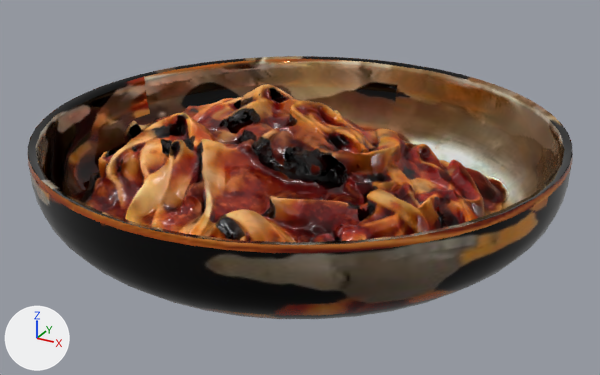
The glTF model Plato_07.glb as it was, and as the next commit left it.
Both versions are drawn from a camera (50 mm lens) standing at (0.172, -0.32, 0.171) and looking at (-0.002, -0.004, 0.013). Lighting does not change. The marker at lower left points along +X, +Y and +Z. The first picture is the older version.

The older version as bpy lines, for what is in view:
```python
me_3dmodel_045 = bpy.data.meshes.new('3DModel.045')
me_3dmodel_045.from_pydata(...)  # 16771 vertices, 33109 faces; spans x -0.542..0.644, y -0.027..0.286, z -0.537..0.586
me_3dmodel_045.materials.append(mat_3dmodel_014)
me_mesh_006 = bpy.data.meshes.new('mesh.006')
me_mesh_006.from_pydata(...)  # 1801 vertices, 2725 faces; spans x -2.13..2.13, y -2.13..2.13, z 0.01..1.69
me_mesh_006.materials.append(mat_white_bowl_001)  # picture img_metal_bowl_diffuse_002
ob_bolognese_decimatehalf = bpy.data.objects.new('Bolognese DecimateHalf', me_3dmodel_045)
ob_bolognese_decimatehalf.location = (0.0035, 0.0028, 0.0012)
ob_bolognese_decimatehalf.rotation_euler = (-1.571, 0.0, 0.0)  # degrees (-90, 0, 0)
ob_bolognese_decimatehalf.scale = (-0.175, -0.175, -0.175)
ob_metal_bowl_001 = bpy.data.objects.new('Metal_Bowl.001', me_mesh_006)
ob_metal_bowl_001.location = (-0.0028, -0.0021, -0.0126)
ob_metal_bowl_001.scale = (0.0564, 0.0566, 0.0337)
```
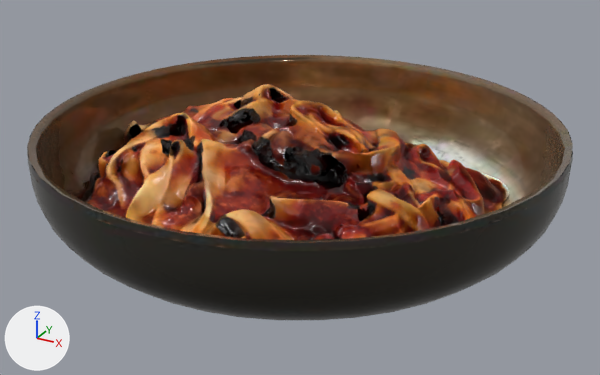
The newer file is also turned or shifted as a whole; pictures and numbers use the older file's frame.

The edits, one by one:
Picture 'Diffuse_003' (img_diffuse_003) is new.
Material 'White_Bowl_001.001' (mat_white_bowl_001_001) is new.
Its texture is img_diffuse_003.
Its metallic is 0.495.
Its roughness is 0.1.
me_mesh_006 has 1801 vertices, 2725 faces and spans x -2.13..2.13, y -2.13..2.13, z 0.01..1.69.
me_mesh_006 no longer uses material mat_white_bowl_001 (picture img_metal_bowl_diffuse_002).
me_mesh_006 gains material mat_white_bowl_001_001 (picture img_diffuse_003).
Object 'Metal_Bowl.001' (ob_metal_bowl_001) moves from (-0.0028, -0.0021, -0.0126) to (-0.0028, -0.0021, -0.0137).
Object 'Metal_Bowl.001' (ob_metal_bowl_001) is rescaled from (0.0564, 0.0566, 0.0337) to (0.0564, 0.0566, 0.0349).

Where the change shows, as pixel boxes [x1, y1, x2, y2] in the pictures (600 x 375 px):
'Metal_Bowl.001', recoloured, moved, rescaled: before [27, 56, 573, 319]; after [27, 55, 573, 320]
